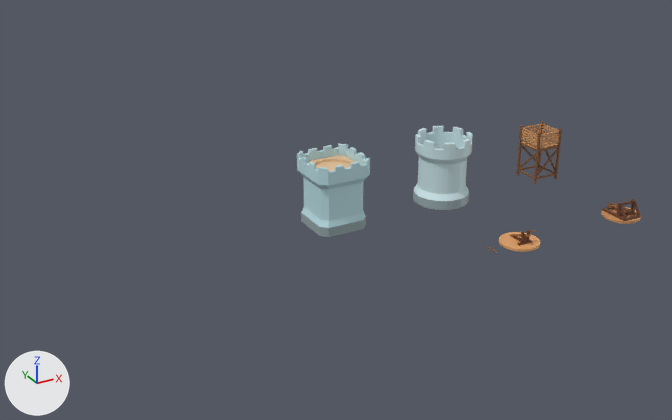
The Blender file resources/Blendfiles/Towers.blend, before and after one commit.
Both versions are drawn from a camera (50 mm lens) standing at (-11.77, -9.47, 5.9) and looking at (-5.87, 1.25, 0.54). Every picture has the same lights, and +X, +Y and +Z are marked at lower left.

Names of what the first picture shows: 'Ballista_1', 'Catapult_1', 'Tower_1_Wood', 'Tower_2_Stone', 'Tower_3_Stone'.
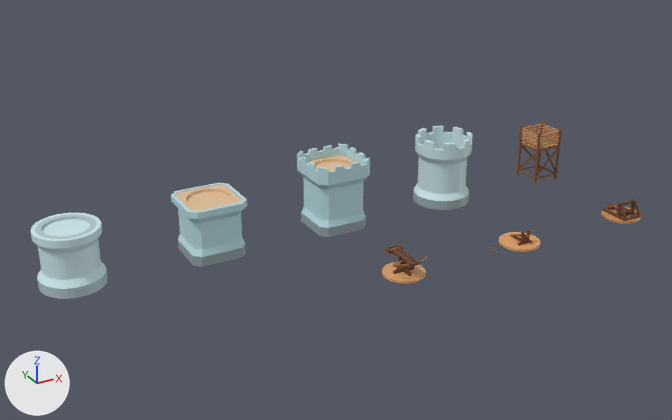
Commit message: feat: new towers.blend

The change, as JSON lines over the scene's bpy script:
```json
{"op": "add", "block": "me_ballista_2_recharge", "code": ["me_ballista_2_recharge = bpy.data.meshes.new('ballista-2_recharge')", "me_ballista_2_recharge.from_pydata(...)  # 125 vertices, 95 faces; spans x -0.1333..0.0, y -0.0595..0.0565, z -0.053..0.0529", "me_ballista_2_recharge.materials.append(mat_colorpalette)  # picture img_colorpalette_summer_png_001"]}
{"op": "add", "block": "me_ballista_2", "code": ["me_ballista_2 = bpy.data.meshes.new('ballista-2')", "me_ballista_2.from_pydata(...)  # 116 vertices, 76 faces; spans x -0.3..0.0, y -0.3..0.3, z 0.0..0.281", "me_ballista_2.materials.append(mat_colorpalette)  # picture img_colorpalette_summer_png_001"]}
{"op": "add", "block": "me_ballista_2_mobile", "code": ["me_ballista_2_mobile = bpy.data.meshes.new('ballista-2_mobile')", "me_ballista_2_mobile.from_pydata(...)  # 111 vertices, 97 faces; spans x -0.281..0.0, y -0.272..0.311, z -0.023..0.02", "me_ballista_2_mobile.materials.append(mat_colorpalette)  # picture img_colorpalette_summer_png_001"]}
{"op": "add", "block": "me_tower_5", "code": ["me_tower_5 = bpy.data.meshes.new('tower-5')", "me_tower_5.from_pydata(...)  # 288 vertices, 258 faces; spans x -0.45..0.45, y -0.45..0.45, z -0.05..0.785", "me_tower_5.materials.append(mat_colorpalette)  # picture img_colorpalette_summer_png_001"]}
{"op": "add", "block": "me_tower_4", "code": ["me_tower_4 = bpy.data.meshes.new('tower-4')", "me_tower_4.from_pydata(...)  # 112 vertices, 114 faces; spans x -0.44..0.44, y -0.44..0.44, z -0.05..0.796", "me_tower_4.materials.append(mat_colorpalette)  # picture img_colorpalette_summer_png_001"]}
{"op": "add", "block": "ob_recharge_ballista_2", "code": ["ob_recharge_ballista_2 = bpy.data.objects.new('recharge_ballista-2', me_ballista_2_recharge)", "ob_recharge_ballista_2.parent = ob_mobile_ballista_2", "ob_recharge_ballista_2.matrix_parent_inverse = Matrix(((1.0, 0.0, 0.0, 0.0), (0.0, 1.0, 0.0, 0.0), (0.0, 0.0, 1.0, -0.257), (0.0, 0.0, 0.0, 1.0)))", "ob_recharge_ballista_2.location = (0.0, 0.257, 0.257)", "_m = ob_recharge_ballista_2.modifiers.new('Mirror', 'MIRROR')", "_m.use_clip = True", "_m.merge_threshold = 0.01"]}
{"op": "add", "block": "ob_mobile_ballista_2", "code": ["ob_mobile_ballista_2 = bpy.data.objects.new('mobile_ballista-2', me_ballista_2_mobile)", "ob_mobile_ballista_2.parent = ob_ballista_2", "ob_mobile_ballista_2.location = (0.0, 0.0, 0.257)", "_m = ob_mobile_ballista_2.modifiers.new('Mirror', 'MIRROR')", "_m.use_clip = True", "_m.merge_threshold = 0.01"]}
{"op": "add", "block": "ob_ballista_2", "code": ["ob_ballista_2 = bpy.data.objects.new('Ballista_2', me_ballista_2)", "ob_ballista_2.location = (-5.5, 0.0, 0.0)", "_m = ob_ballista_2.modifiers.new('Mirror', 'MIRROR')", "_m.use_clip = True", "_m.merge_threshold = 0.01"]}
{"op": "add", "block": "ob_tower_5_stone", "code": ["ob_tower_5_stone = bpy.data.objects.new('Tower_5_Stone', me_tower_5)", "ob_tower_5_stone.location = (-9.5, 2.0, 0.0)"]}
{"op": "add", "block": "ob_tower_4_stone", "code": ["ob_tower_4_stone = bpy.data.objects.new('Tower_4_Stone', me_tower_4)", "ob_tower_4_stone.location = (-7.5, 2.0, 0.0)"]}
```

What differs and where, as boxes (x1, y1, x2, y2) in the pictures (672 x 420 px):
```json
{"object": "Tower_5_Stone", "change": "added", "after": [30, 213, 107, 299]}
{"object": "Tower_4_Stone", "change": "added", "after": [171, 183, 247, 267], "on screen": "cyan"}
{"object": "Ballista_2", "change": "added", "after": [382, 253, 425, 284], "on screen": "orange"}
{"object": "mobile_ballista-2", "change": "added", "after": [387, 245, 428, 267]}
{"object": "recharge_ballista-2", "change": "added", "after": [384, 244, 404, 255]}
```
